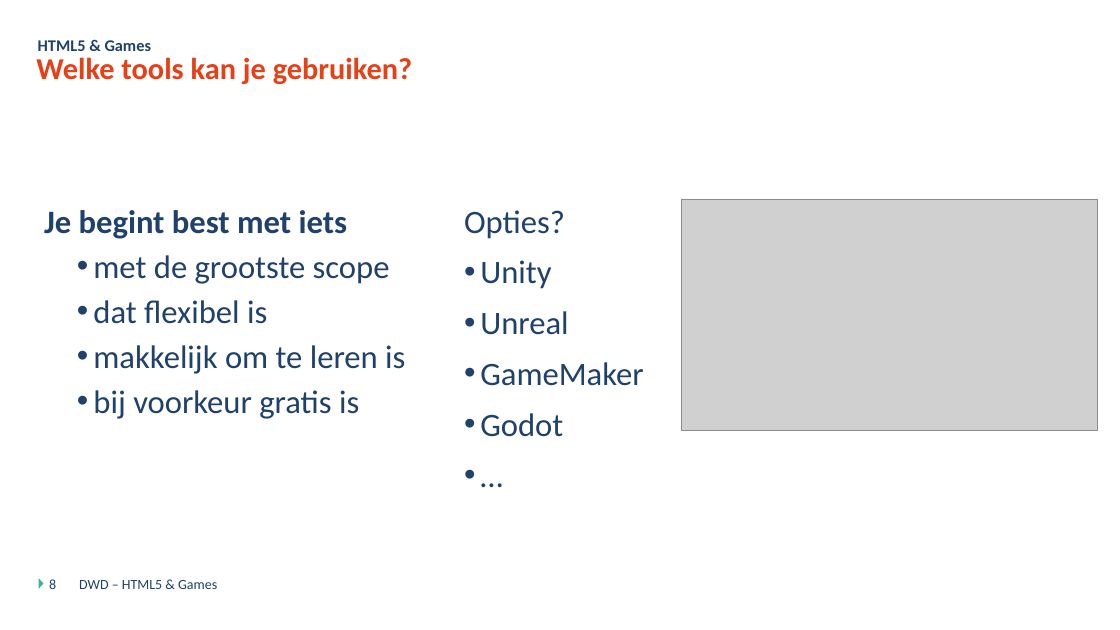
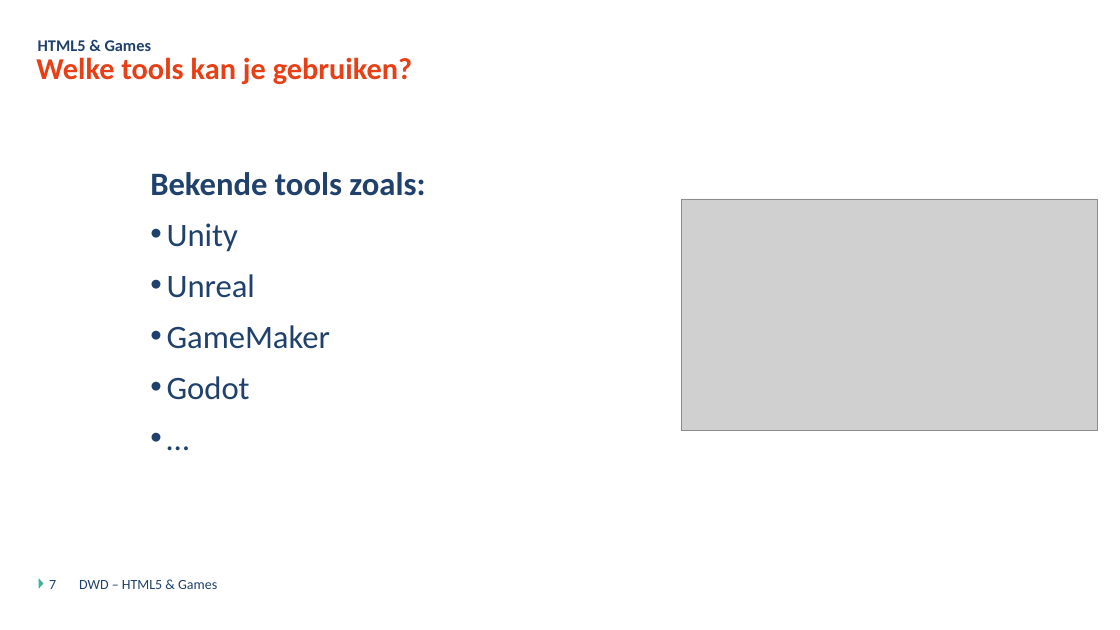
Before and after one commit to DmitriyVdE/Odisee_Bru_Dyn_Web_Dev_Opdracht, a slide deck: slide 7 of DWD - Javascript Games - Theorie.pptx (slide 8 before the commit). Drawn at 1120x630 pixels with LibreOffice and Linux fonts; fonts in the diff are those of the drawing; grey boxes stand for pictures; background and template pictures are left out. Boxes give left, top, right and bottom in pixels: in the first picture for what was removed or moved away, otherwise in the second. Text is boxed around its words. In the diff, an @@ line names an element or a change of style, - is before the commit and + after.

Commit message:
ppt update

```diff
--- a/DWD - Javascript Games - Theorie.pptx
+++ b/DWD - Javascript Games - Theorie.pptx
@@ text at [150, 172, 425, 196]: text changed; bold on @@
-Opties?
+Bekende tools zoals:
@@ text "Bekende tools zoals:": place and size @@
-text "Bekende tools zoals:" at [464, 210, 643, 437]
+text "Bekende tools zoals:" at [150, 172, 425, 400]
@@ text removed at [44, 210, 405, 419] @@
-Je begint best met iets
-  • met de grootste scope
-  • dat flexibel is
-  • makkelijk om te leren is
-  • bij voorkeur gratis is
@@ page number at [49, 580, 56, 589]: text changed @@
-8
+7
```
Also in this commit, not shown: 2 other slides changed, 1 slide removed.
